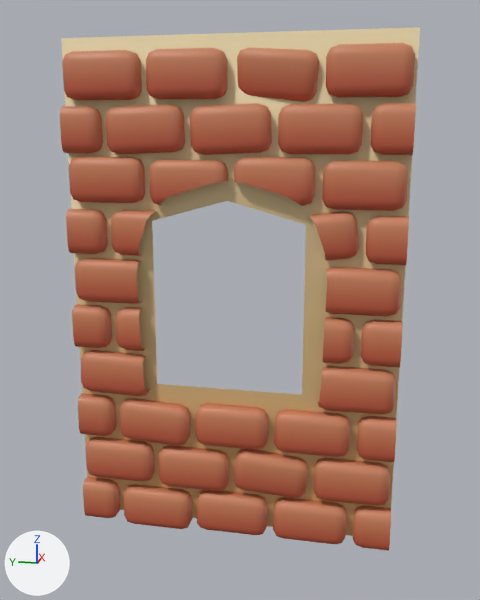
One commit to the FBX model Assets/Art/Models/BrickWallOuterWindow_M.fbx: the scene before it, then after it.
One viewpoint serves both versions: a 50 mm camera at (-4.9, -0.81, 2.45) aimed at (-1.15, -0.06, 1.51). The lights are fixed; the arrows at lower left show +X, +Y and +Z.

In view in the first picture: 'BrickWallWindow'.
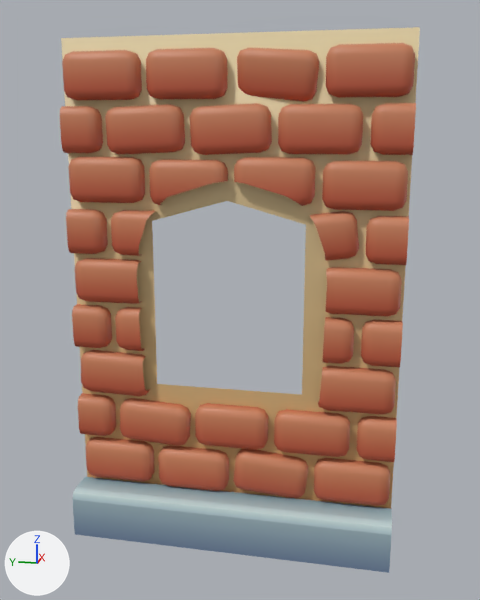
The newer file is also turned or shifted as a whole; pictures and numbers use the older file's frame.

What differs and where, as boxes [x1, y1, x2, y2] in the pictures (480 x 600 px):
```json
{"object": "BrickWallWindow", "change": "reshaped", "before": [60, 27, 420, 551], "after": [60, 27, 420, 573]}
{"part": 1, "of": "me_cube_072", "change": "added", "after": [72, 477, 392, 573]}
```

Scene script edits in JSON lines:
```json
{"op": "add", "block": "mat_material", "code": ["mat_material = principled_material('Material')", "mat_material.texture = img_environment_tx_psd"]}
{"block": "me_cube_072", "where": "# used by ob_brickwallwindow; location = (0.0, 0.0, 0.0)"}
{"block": "me_cube_072", "where": "# verts and faces of me_cube_072; kept vertices keep their numbers, new ones are numbered from 1419"}
{"op": "remove", "block": "me_cube_072", "code": "me_cube_072.from_pydata(...)  # 1419 vertices, 1085 faces; spans x -1.19..-1.0, y -1.0..1.0, z -0.06..3.0"}
{"op": "add", "block": "me_cube_072", "code": "me_cube_072.from_pydata(...)  # 1429 vertices, 1089 faces; spans x -1.34..-1.0, y -1.0..1.0, z -0.07..3.0"}
{"block": "me_cube_072", "change": "me_cube_072 part 1"}
{"op": "add", "block": "me_cube_072", "code": "verts[1419] = (-1.34, -1.0, -0.07)  # pixel (389, 572)"}
{"op": "add", "block": "me_cube_072", "code": "verts[1420] = (-1.28, -1.0, 0.24)  # pixel (391, 521)"}
{"op": "add", "block": "me_cube_072", "code": "verts[1421] = (-1.34, -1.0, 0.19)  # pixel (391, 534)"}
{"op": "add", "block": "me_cube_072", "code": "verts[1422] = (-1.32, -1.0, 0.23)  # pixel (391, 527)"}
{"op": "add", "block": "me_cube_072", "code": "verts[1423] = (-1.14, -1.0, 0.24)  # pixel (391, 508)"}
{"op": "add", "block": "me_cube_072", "code": "for new, old in zip([*range(1424, 1429)], [*range(1419, 1424)]): verts[new] = verts[old] + (0.0, 2.0, 0.0)"}
{"op": "add", "block": "me_cube_072", "code": "faces += [(1421, 1422, 1427, 1426), (1420, 1425, 1427, 1422), (1419, 1421, 1426, 1424), (1420, 1423, 1428, 1425)]  # mat_material (picture img_environment_tx_psd)"}
{"op": "add", "block": "me_cube_072", "code": "me_cube_072.materials.append(mat_material)  # picture img_environment_tx_psd"}
```
